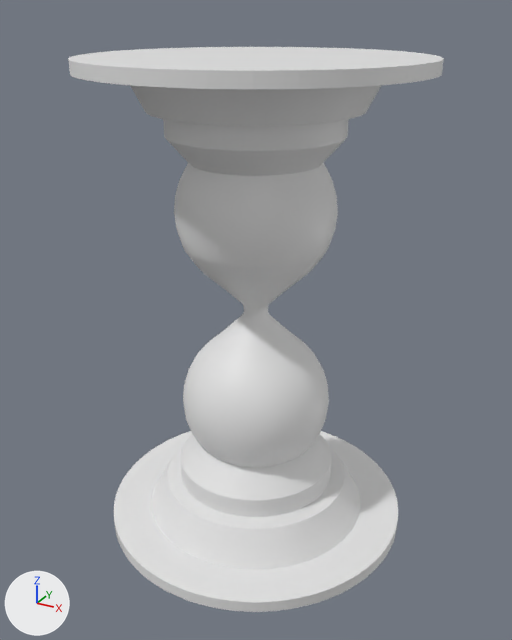
Before and after pictures for a commit that changed the FBX model Assets/Models/hourglass.fbx.
Rendered twice from a 50 mm camera at (4.11, -7.48, 3.58) aimed at (0.03, -0.05, -0.14). The axes (+X, +Y, +Z) are drawn at lower left. The lights are the same throughout. Where no turn or scale is listed for an object, it has been applied to the vertices.

The older version as bpy lines, for what is in view:
```python
me_cylinder_005 = bpy.data.meshes.new('Cylinder.005')
me_cylinder_005.from_pydata(...)  # 768 vertices, 770 faces; spans x -2.05..2.05, y -2.05..2.05, z -0.08..0.08
me_cylinder_007 = bpy.data.meshes.new('Cylinder.007')
me_cylinder_007.from_pydata(...)  # 1312 vertices, 1282 faces; spans x -1.51..1.51, y -1.51..1.51, z -0.1..0.99
me_sphere_001 = bpy.data.meshes.new('Sphere.001')
me_sphere_001.from_pydata(...)  # 1538 vertices, 1568 faces; spans x -1.0..1.0, y -1.0..1.0, z -2.34..2.28
ob_cylinder = bpy.data.objects.new('Cylinder', me_cylinder_007)
ob_cylinder.location = (0.0, 0.0, 1.98)
ob_cylinder_002 = bpy.data.objects.new('Cylinder.002', me_cylinder_005)
ob_cylinder_002.location = (0.0, 0.0, 3.01)
ob_sphere = bpy.data.objects.new('Sphere', me_sphere_001)
ob_sphere.location = (0.0, 0.0, 0.02)
# also in view: 'Cylinder.001' at (0.0, 0.0, -2.44); 'Cylinder.003' at (0.0, 0.0, -3.05)
```
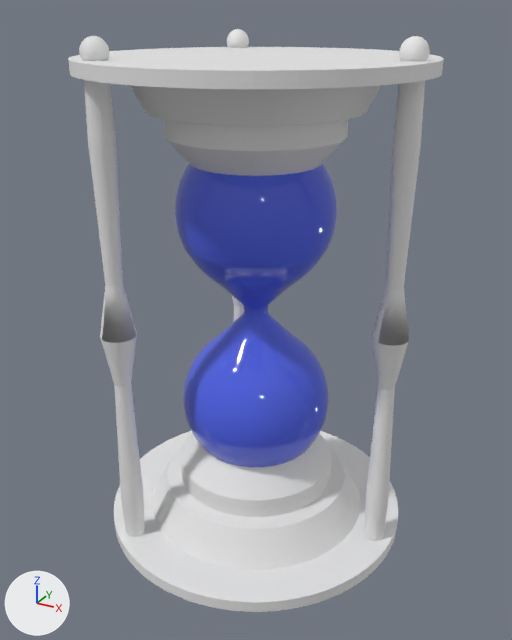
Commit message: updated hourglass model

Diff of the bpy script that builds the scene:
```diff
--- a/Assets/Models/hourglass.fbx.py
+++ b/Assets/Models/hourglass.fbx.py
@@ mat_material_008 @@
+mat_material_008 = principled_material('Material.008')
+mat_material_008.base_color = (0.0817, 0.129, 0.8)  # blue #5165e7
+mat_material_008.roughness = 0.0339
@@ mat_material_001 @@
+mat_material_001 = principled_material('Material.001')
+mat_material_001.base_color = (0.8, 0.8, 0.8)  # white #e7e7e7
+mat_material_001.roughness = 0.69
@@ mat_material_003 @@
+mat_material_003 = principled_material('Material.003')
+mat_material_003.base_color = (0.8, 0.8, 0.8)  # white #e7e7e7
+mat_material_003.roughness = 0.69
@@ mat_material_004 @@
+mat_material_004 = principled_material('Material.004')
+mat_material_004.base_color = (0.8, 0.8, 0.8)  # white #e7e7e7
+mat_material_004.roughness = 0.69
@@ me_sphere_001 @@
 me_sphere_001.from_pydata(...)  # 1538 vertices, 1568 faces; spans x -1.0..1.0, y -1.0..1.0, z -2.34..2.28
+me_sphere_001.materials.append(mat_material_008)  # blue #5165e7
@@ me_sphere_002 @@
+me_sphere_002.from_pydata(...)  # 962 vertices, 1006 faces; spans x -0.22..0.22, y -0.22..0.22, z -6.54..0.15
+me_sphere_002.materials.append(mat_material_001)  # its picture is missing
@@ me_sphere_003 @@
+me_sphere_003.from_pydata(...)  # 962 vertices, 1006 faces; spans x -0.22..0.22, y -0.22..0.22, z -6.54..0.15
+me_sphere_003.materials.append(mat_material_003)  # its picture is missing
@@ me_sphere_004 @@
+me_sphere_004.from_pydata(...)  # 962 vertices, 1006 faces; spans x -0.22..0.22, y -0.22..0.22, z -6.54..0.15
+me_sphere_004.materials.append(mat_material_004)  # its picture is missing
@@ ob_sphere_002 @@
+ob_sphere_002 = bpy.data.objects.new('Sphere.002', me_sphere_002)
+ob_sphere_002.location = (-1.07, 1.44, 3.17)
@@ ob_sphere_001 @@
+ob_sphere_001 = bpy.data.objects.new('Sphere.001', me_sphere_003)
+ob_sphere_001.location = (-1.07, -1.48, 3.17)
@@ ob_sphere_003 @@
+ob_sphere_003 = bpy.data.objects.new('Sphere.003', me_sphere_004)
+ob_sphere_003.location = (1.82, 0.02, 3.17)
```

Boxes (x1, y1, x2, y2) around the edits, measured in the pictures (512 x 640 px):
'Sphere', recoloured (white to blue): (174, 163, 338, 467) in both
'Sphere.003', added: after (364, 36, 430, 541)
'Sphere.001', added: after (79, 36, 145, 537)
'Sphere.002', added: after (227, 29, 249, 322)
